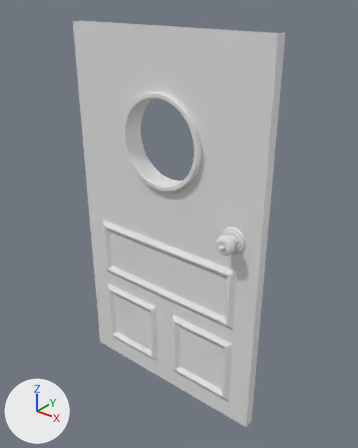
The Blender file Assets/Models/Environment/ExitDoor.blend, before and after one commit.
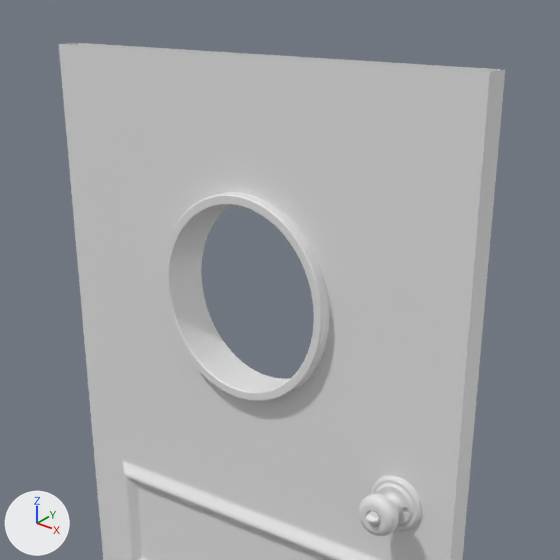
Each version appears first whole from a camera (50 mm lens) standing at (0.0526, -0.0622, 0.0759) and looking at (0.0014, 0.0019, 0.0362), and next in a close-up on the part from 12% to 87% of the width and 0% to 60% of the height. Arrows for +X, +Y and +Z are at lower left; the lights stay in place.

In view in the first close-up: '20284_Circular_door_knob_w_turn_lock_v1', 'Plane'.
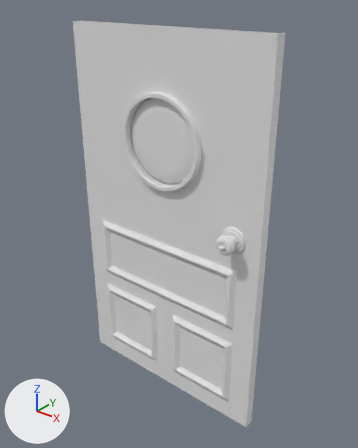
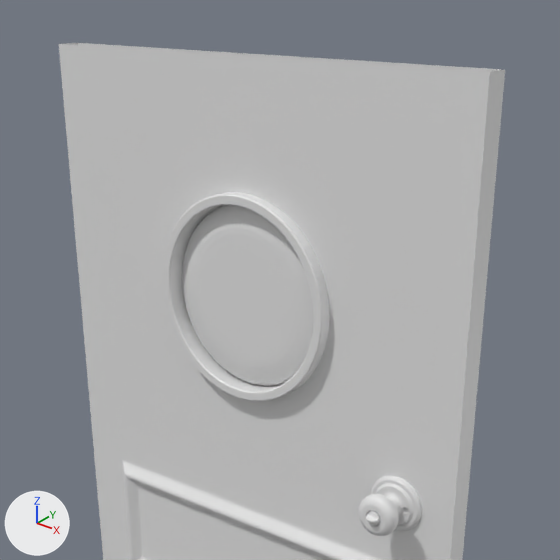
Location of each change, (x1, y1, x2, y2) in pixels of the close-ups (560 x 560 px):
'Cylinder', added
    after: (182, 205, 314, 386)

The edits, one by one:
Mesh me_cylinder is new.
It has 320 vertices, 290 faces and spans x -0.0075..0.0075, y -0.0013..0.0013, z 0.0445..0.0595.
Object 'Cylinder' (ob_cylinder) is new; it shows me_cylinder.
Its location is (0.0, 0.0, 0.0).
It gains a SUBSURF modifier named 'Subdivision'.
Modifier setting: render_levels = 1.
